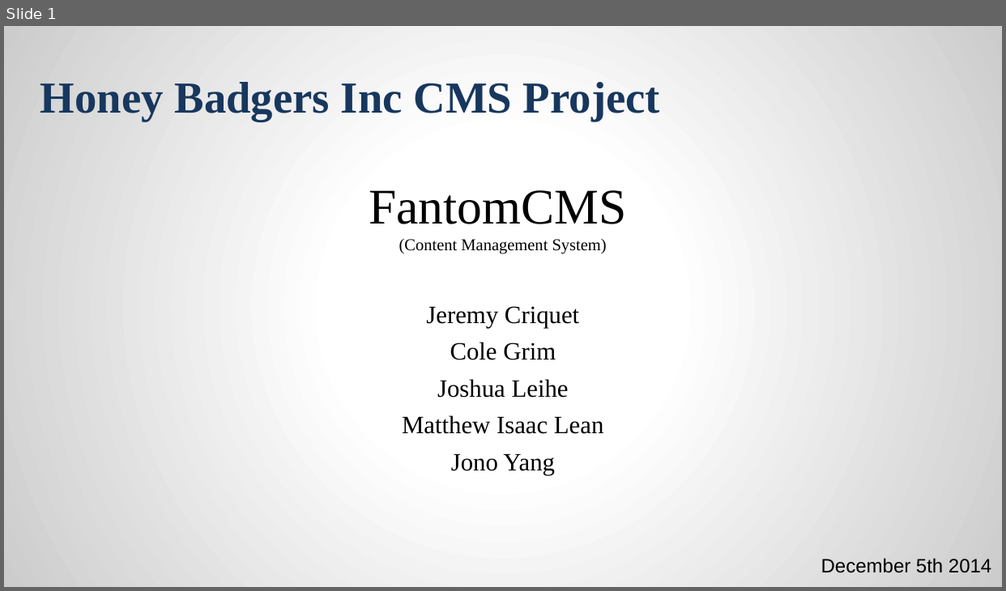
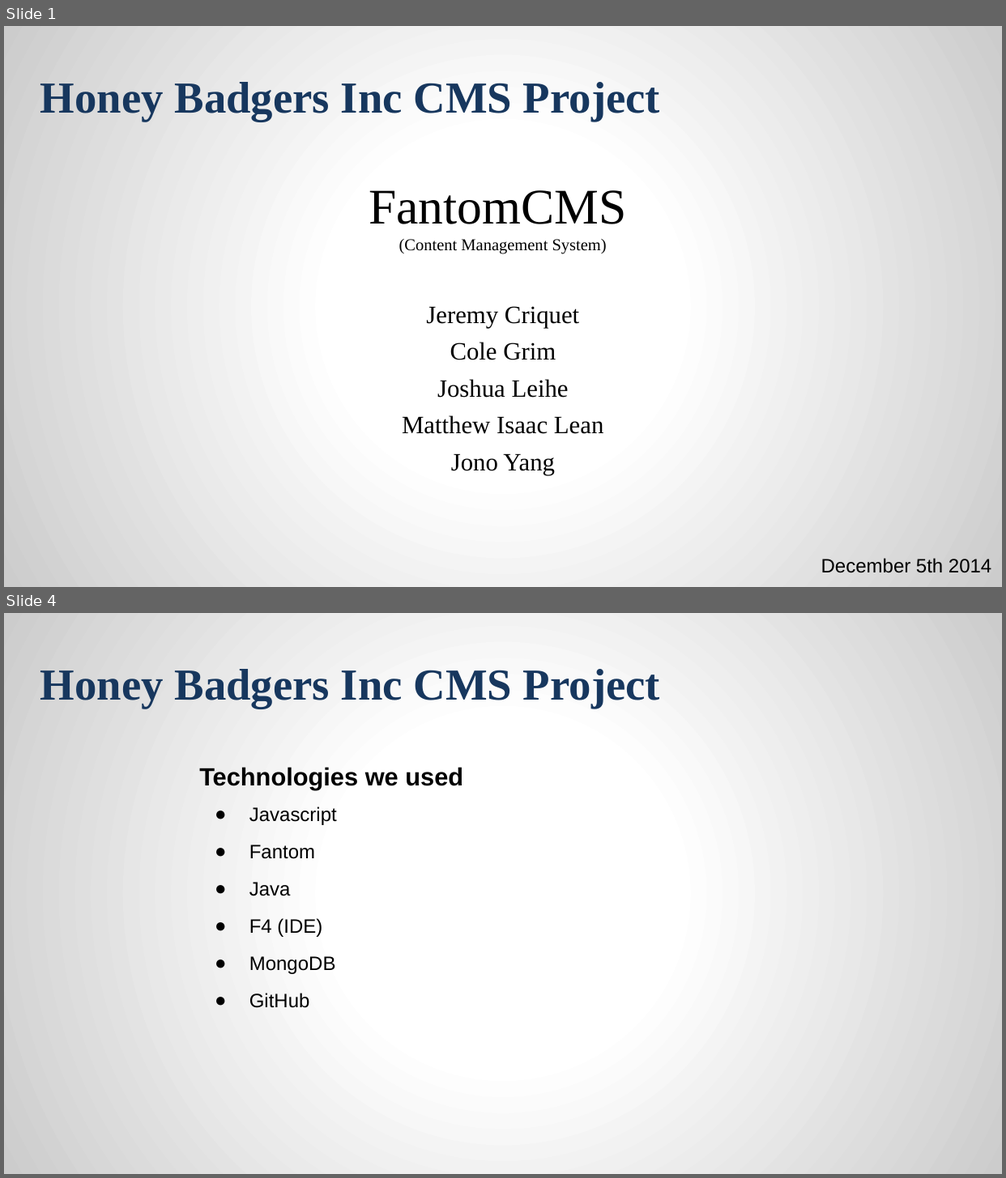
Before and after one commit to jcriquet/FantomCMS, a slide deck: doc/HoneyBadgersFinalPresentation.pptx. Shown one above the other, each under a label of ours: slide 1 before the commit, slides 1 and 4 after it; the slides between them are not shown. The pictures are 1006x591 and 1006x1178 pixels, drawn with LibreOffice and Linux fonts; fonts in the diff are those of the drawing; background and template pictures are left out. Boxes give left, top, right and bottom in pixels: in the first picture for what was removed or moved away, otherwise in the second. Text is boxed around its words. In the diff, an @@ line names an element or a change of style, - is before the commit and + after.

```diff
--- a/doc/HoneyBadgersFinalPresentation.pptx
+++ b/doc/HoneyBadgersFinalPresentation.pptx
@@ slide 4 added at <box>4,613,1002,1174</box>, background gradient #FFFFFF to #CCCCCC; not listed: 1 template element that a slide beside it also shows @@
@@ text added at <box>199,767,463,790</box>, 18 pt, text #000000, bold @@
+Technologies we used
@@ text added at <box>249,807,337,1008</box>, 14 pt, text #000000 @@
+● Javascript
+● Fantom
+● Java
+● F4 (IDE)
+● MongoDB
+● GitHub
```
Also in this commit, not shown: 4 slides changed, 1 other file.
